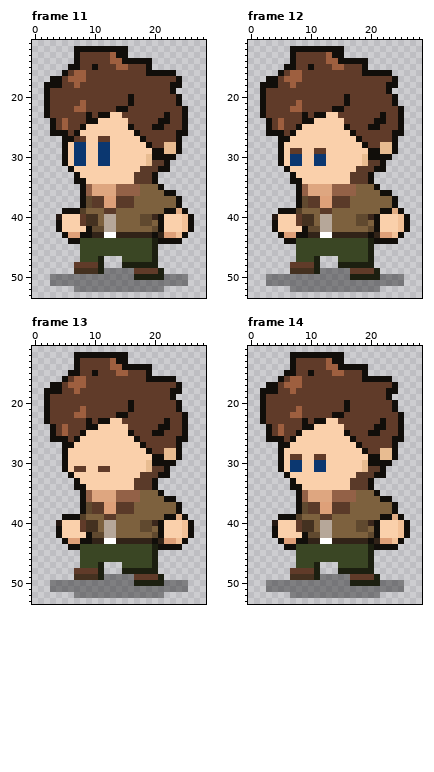
Pixel-art file: Assets/Player/idle.ase. The first picture shows the starting point.
29x64 pixels, 16 frames. Colours within 5 levels of each other are drawn and written as one. Shown: frame 11: x 0..28, y 11..53; frame 12: x 0..28, y 11..53; frame 13: x 0..28, y 11..53; frame 14: x 0..28, y 11..53. The commit also changed other frames, which this record leaves out.
After:
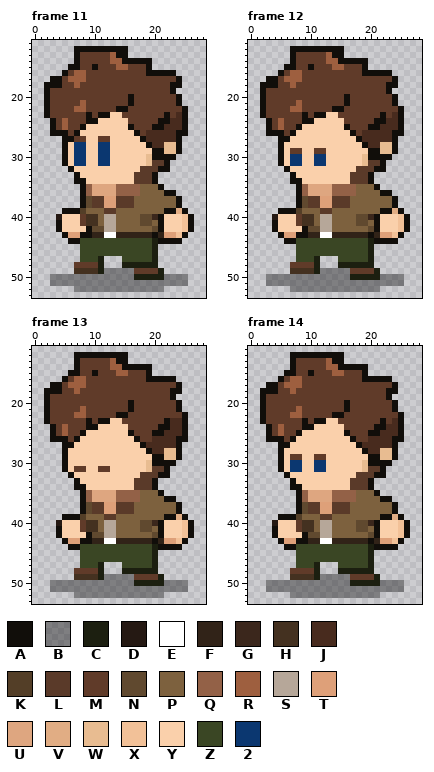
Palette (. is transparent): A #110e0a  B #1515156c  C #1c1f10  D #251913  E #ffffff  F #312318  G #3b271c  H #443120  J #482b1e  K #533e27  L #5a3a29  M #603b29  N #60492f  P #7d613e  Q #936147  R #9e5f3f  S #b6a799  T #dea079  U #dea680  V #e1ad84  W #e8bc91  X #f2c198  Y #fad0ab  Z #3a4624  2 #0b3770
What changed:
--- frame 11, layer "head"
@@ x 17..26 @@
 22 MMMMMMMMA.
-23 MMMMMAMMA.
-24 MMMMAAMMA.
-25 MMMAAMMMA.
-26 AMMMMMMAA.
-27 YAMMMMMA..
-28 YYAMMWWA..
+23 MMMMMAMJA.
+24 MMMMAAJJA.
+25 MMMAAJJJA.
+26 AMJJJJJAA.
+27 YAJJJJJA..
+28 YYAJJWWA..
 29 YYYAAWWA..
--- frame 12, layer "head": the same change as frame 11
--- frame 13, layer "head"
@@ x 17..26 @@
 22 MMMMMMMMA.
-23 MMMMMAMMA.
-24 MMMMAAMMA.
-25 MMMAAMMMA.
-26 AMMMMMMAA.
-27 YAMMMMMA..
-28 YYAMMWWA..
+23 MMMMMAJJA.
+24 MMMMAAJJA.
+25 MMMAAJJJA.
+26 AMMJJJJAA.
+27 YAJJJJJA..
+28 YYAJJWWA..
 29 YYYAAWWA..
--- frame 14, layer "head"
@@ x 17..26 @@
 22 MMMMMMMMA.
-23 MMMMMAMMA.
-24 MMMMAAMMA.
-25 MMMAAMMMA.
-26 AMMMMMMAA.
-27 YAMMMMMA..
-28 YYAMMWWA..
+23 MMMMMAMJA.
+24 MMMMAAJJA.
+25 MMMAAJJJA.
+26 AMMJJJJAA.
+27 YAJJJJJA..
+28 YYAJJWWA..
 29 YYYAAWWA..
Pixel boxes of the changes (left, top, right, bottom) in both pictures:
changed: (146, 112, 182, 148)
changed: (362, 112, 398, 148)
changed: (146, 418, 182, 454)
changed: (362, 418, 398, 454)
